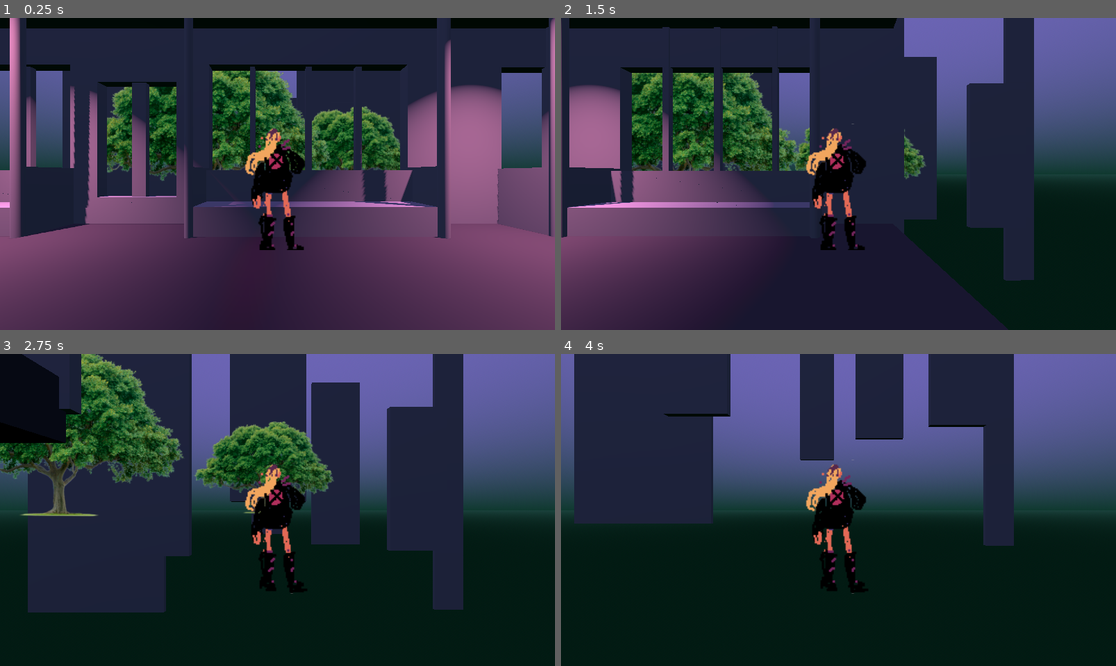
Above: before the commit, frames 1-4 (two rows, left to right).
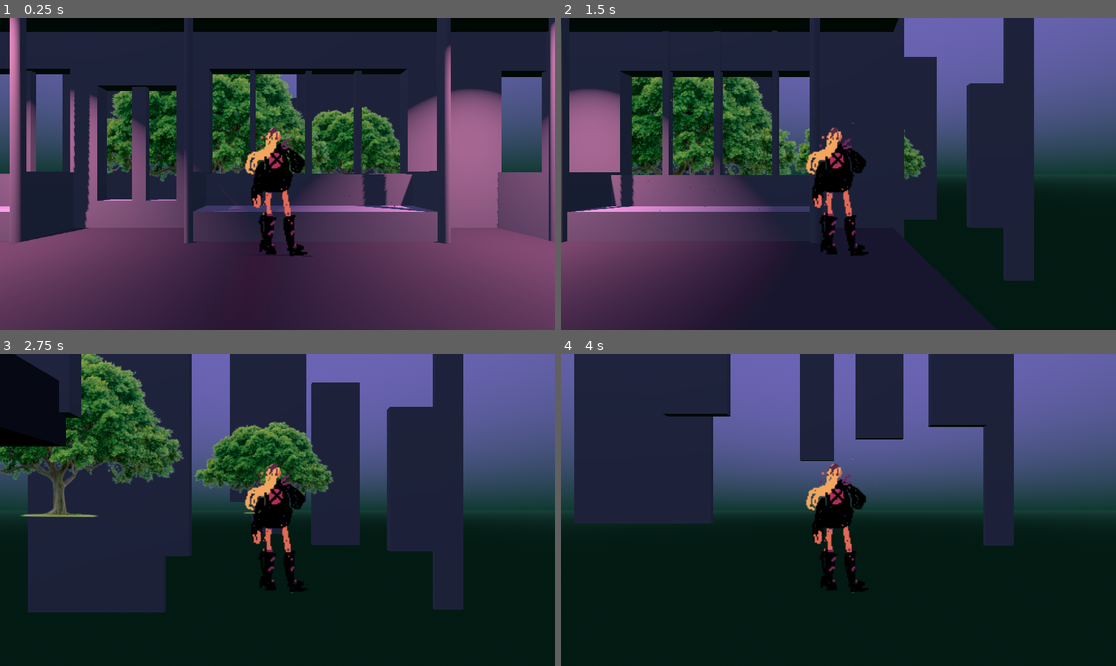
Above: after the commit, the same moments.

Repository: vfreytag/johnblade
Game: Godot game, scene res://Project/00_scenes/Levels/train_level.tscn
Same seed, same stepped clock (60 frames per second), same inputs: the game is played once before the commit and once after it.
Inputs:
- Up to frame 1 (0.25 s): no input
- Up to frame 2 (1.5 s): tap Enter at 0.5 s; hold D (Walk_right) 0.53-1.28 s; tap Shift (Dash) at 0.6, 1.35 s; tap W (Jump) at 0.77 s; hold Down (ui_down) from 1.28 s (still down)
- Up to frame 3 (2.75 s): tap W (Jump) at 1.52 s; release Down (ui_down) at 2.03 s; hold D (Walk_right) from 2.03 s (still down); tap Shift (Dash) at 2.1 s
- Up to frame 4 (4 s): tap Shift (Dash) at 2.85, 3.6 s; tap W (Jump) at 3.02, 3.77 s; release D (Walk_right) at 3.53 s; hold A (Walk_left) from 3.53 s (still down)

The runs differ from the first frame. In frame 1, 8.0% of the frame differs, in the area x 0-100%, y 0-77%; in frame 2, 6.0%; in frame 3, 3.1%; in frame 4, 0.4%.

Commit message:
Alpha Cut Changed to shadow cast

Diff:
--- a/johnblade_worst_dayever/Project/00_scenes/Player/Player.tscn
+++ b/johnblade_worst_dayever/Project/00_scenes/Player/Player.tscn
@@ -24,19 +24,21 @@
 }]
 
 [sub_resource type="BoxShape3D" id="BoxShape3D_kpmxo"]
-size = Vector3(0.19825, 0.899414, 0.146301)
+size = Vector3(0.19825, 0.948975, 0.146301)
 
 [node name="John" type="CharacterBody3D"]
 transform = Transform3D(1, 0, 0, 0, 1, 0, 0, 0, 1, 0, 0.53331, 0)
 script = ExtResource("1_vyl7l")
 
 [node name="AnimatedSprite3D" type="AnimatedSprite3D" parent="."]
+transform = Transform3D(1, 0, 0, 0, 1, 0, 0, 0, 1, 0, 0.00614965, 0)
+alpha_cut = 2
 sprite_frames = SubResource("SpriteFrames_o3j07")
 animation = &"idle_test"
 frame_progress = 0.24025
 
 [node name="CollisionShape3D" type="CollisionShape3D" parent="."]
-transform = Transform3D(1, 0, 0, 0, 1, 0, 0, 0, 1, 0.00552541, -0.050293, -0.0107727)
+transform = Transform3D(1, 0, 0, 0, 1, 0, 0, 0, 1, 0.00552541, -0.0750733, -0.0107727)
 shape = SubResource("BoxShape3D_kpmxo")
 
 [node name="Dash_Timer" type="Timer" parent="."]
